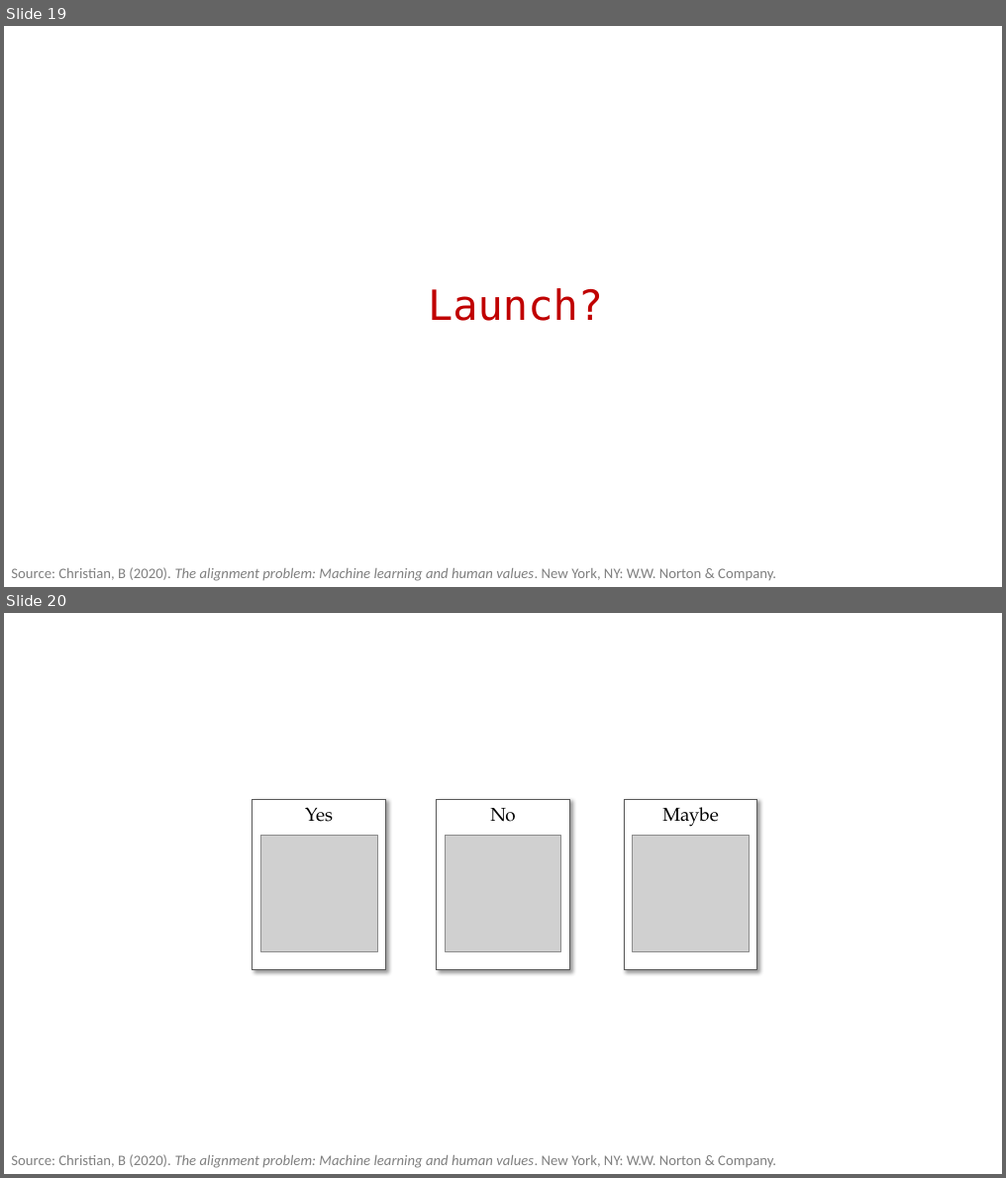
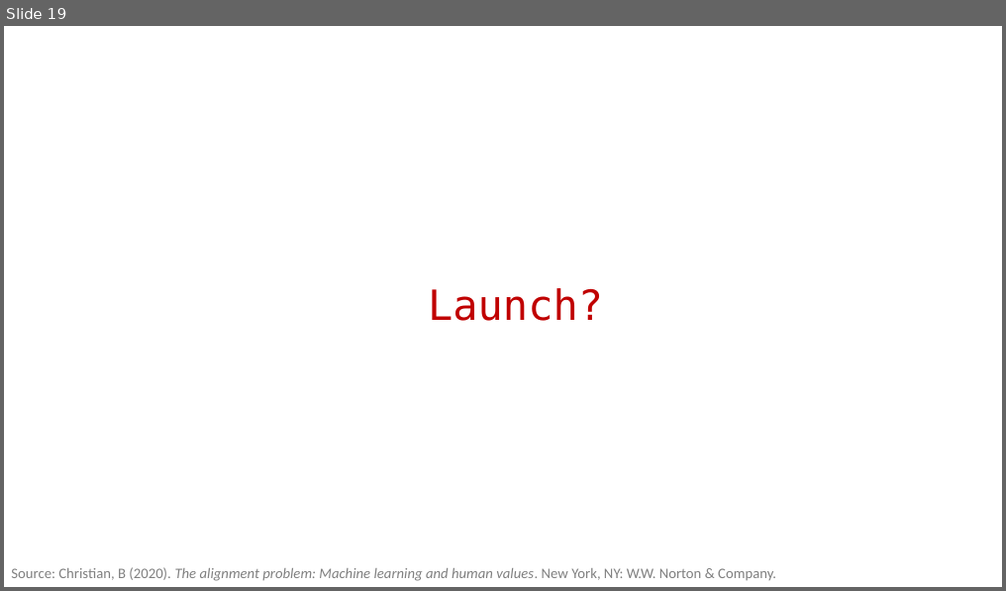
Before and after one commit to PracticumAI/ethics, a slide deck: presentations/01_ethics.pptx. Shown one above the other, each under a label of ours: slides 19 and 20 before the commit, slide 19 after it. The pictures are 1006x1178 and 1006x591 pixels, drawn with LibreOffice and Linux fonts; fonts in the diff are those of the drawing; grey boxes stand for pictures. Boxes give left, top, right and bottom in pixels: in the first picture for what was removed or moved away, otherwise in the second. Text is boxed around its words. In the diff, an @@ line names an element or a change of style, - is before the commit and + after.

```diff
--- a/presentations/01_ethics.pptx
+++ b/presentations/01_ethics.pptx
@@ slide 20 removed at <box>4,613,1002,1174</box>, background #FFFFFF @@
@@ rectangle removed at <box>252,799,386,970</box> @@
-Yes
@@ rectangle removed at <box>437,799,570,970</box> @@
-No
@@ rectangle removed at <box>625,799,757,970</box> @@
-Maybe
@@ picture removed at <box>260,836,377,953</box> @@
@@ picture removed at <box>445,836,561,953</box> @@
@@ picture removed at <box>632,836,748,953</box> @@
@@ text removed at <box>11,1155,776,1168</box> @@
-Source: Christian, B (2020). The alignment problem: Machine learning and human values. New York, NY: W.W. Norton & Company.
```
Also in this commit, not shown: 1 slide changed, 2 slides added, 1 other slide removed.
